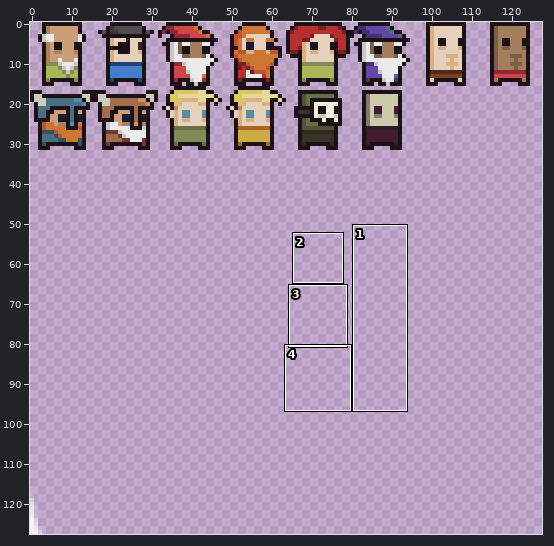
Sprite sheet -- backend/game/sprite2.png. The picture above shows the old version from afar; the outline marks the close-up.
Close-up. Before the edit:
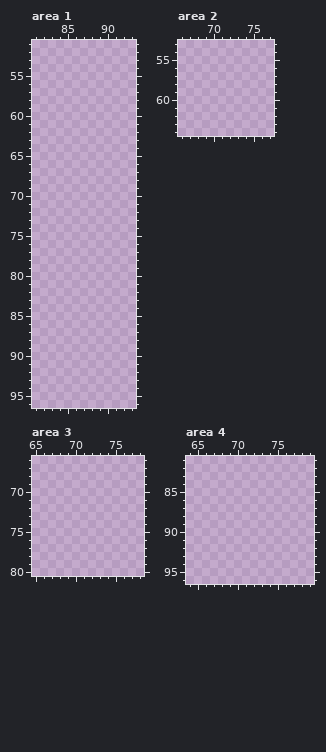
The file is 128x128 pixels. Pixels under 10% opacity are left out. Colours within 5 levels of each other are drawn and written as one. Shown: area 1: x 81..93, y 51..96; area 2: x 66..77, y 53..64; area 3: x 65..78, y 66..80; area 4: x 64..79, y 81..96. The commit also changed other parts of the picture, which this record leaves out.
Palette (. is transparent): 
And afterwards:
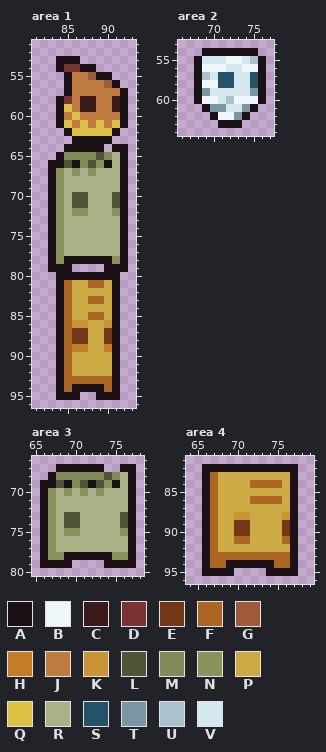
Colours new in this view: A #1c1117  B #f0f7fa  C #3b1a1a  D #7a3333  E #723717  F #aa6622  G #9f5a3a  H #c37d28  J #bf7b3f  K #c89437  L #505436  M #828a58  N #8a925d  P #ccaa44  Q #dbc244  R #abb186  S #245269  T #7a96a3  U #abc2cd  V #d5e8f0
The exact change:
Changed rows in their new state; - is an unchanged pixel.
Area 1:
first column x 83:
53 -AAA------
54 -ADDAA----
55 --AJJGAA--
56 --AJJJJGA-
57 --AJJJJJJA
58 -ADJCCJJCA
59 -AQJCCJJCA
60 -AJQJJJJJA
61 -AQJQJQJQA
62 --AQQQQQA-
63 ---AAAAA--
64 --AAAAA-AA
65 -AMMMMLMRA
66 AALAMLNARA
67 ANRNRNRRRA
68 ANRRRRRRRA
69 ANRRRRRRRA
70 ANRLLRRRLA
71 ANRLLRRRLA
72 ANRNNRRRNA
73 ANRRRRRRRA
74 ANRRRRRRRA
75 ANRRRRRRRA
76 ANRRRRRRRA
77 ANRRRRRRRA
78 ANAAAAAANA
79 AAA----AAA
80 -AAAAAAAA-
81 -AFPPFFPA-
82 -AFPPPPPA-
83 -AFPPFFPA-
84 -AFPPPPPA-
85 -AFPPFFPA-
86 -AFKKPPKA-
87 -AFEEPPEA-
88 -AFEEPPEA-
89 -AFHHPPHA-
90 -AFPPPPPA-
91 -AFPPPPPA-
92 -AFPPPPPA-
93 -AFFFFFFA-
94 -AFAAAAFA-
95 -AAA--AAA-
Area 2:
first column x 68:
54 -AAAAAAA-
55 AVVVBBVUA
56 ABBBVVBBA
57 AUVSSVVSA
58 ABBSSVVSA
59 ATVVVVVTA
60 ABBVUBBBA
61 -ATTVVTA-
62 --ABBTA--
63 ---AAA---
Area 3:
first column x 66:
67 --AAAAAA--AA
68 -AMMMMMMLMRA
69 AALAMLALNARA
70 ANRNRNRNRRRA
71 ANRRRRRRRRRA
72 ANRRRRRRRRRA
73 ANRLLRRRRRLA
74 ANRLLRRRRRLA
75 ANRNNRRRRRNA
76 ANRRRRRRRRRA
77 ANRRRRRRRRRA
78 ANNAAAAAANNA
79 AAAA----AAAA
Area 4:
first column x 66:
82 AAAAAAAAAAAA
83 AFPPPPPPPPPA
84 AFPPPPFFFFPA
85 AFPPPPPPPPPA
86 AFPPPPFFFFPA
87 AFPPPPPPPPPA
88 AFPPKKPPPPKA
89 AFPPEEPPPPEA
90 AFPPEEPPPPEA
91 AFPPFFPPPPFA
92 AFPPPPPPPPPA
93 AFFFFFFFFFFA
94 AFFAAAAAAFFA
95 AAAA----AAAA
